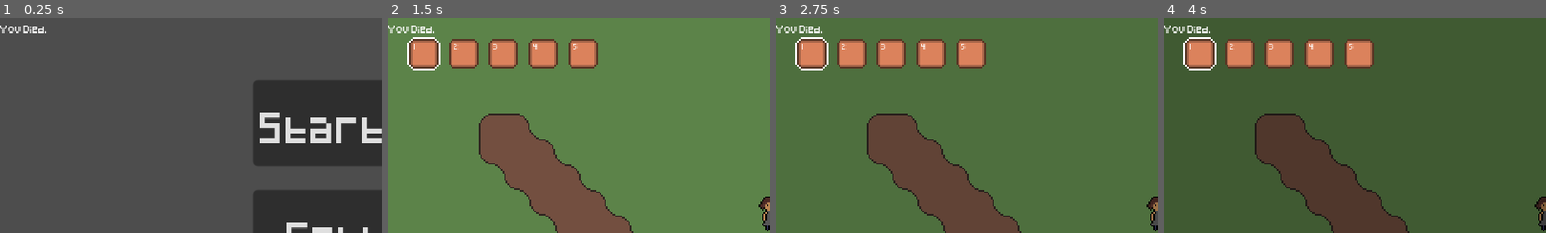
Above: before the commit, frames 1-4 (left to right).
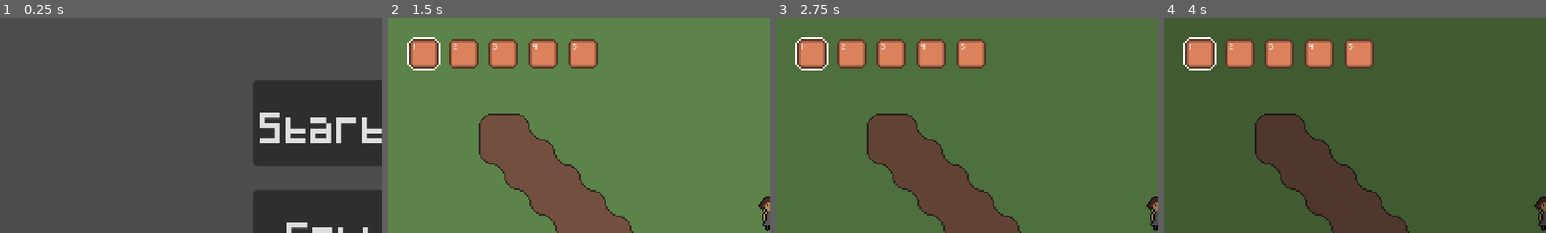
Above: after the commit, the same moments.

Repository: StormLight14/nightfall-mirror
Game: Godot game, scene res://menus/main/main_menu.tscn
The game is run twice, just before and just after one commit, with the same random seed, the same clock (stepped at 60 frames per second) and the same inputs.
Inputs:
- Up to frame 1 (0.25 s): no input
- Up to frame 2 (1.5 s): click "Start Game" at 0.5 s; click "1" at 1.25 s
- Up to frame 3 (2.75 s): click "2" at 2 s
- Up to frame 4 (4 s): click "3" at 2.75 s; click "4" at 3.5 s
The pictures show only the part of the screen within x 0-50%, y 0-50%; the shares and areas given below are measured in that part.

The runs differ from the first frame. In frame 1, 0.3% of the frame differs, in the area x 0-13%, y 3-8%; in frame 2, 0.3%; in frame 3, 0.3%; in frame 4, 0.3%.
Error in both runs: Invalid access to property or key '<null>' on a base object of type 'Array'. (res://ui/inventory/inventory_slot.gd:46)

Commit message:
mostly finalize player_died animation

Diff:
--- a/entities/player/player.gd
+++ b/entities/player/player.gd
@@ -116,4 +116,4 @@
 
 func _on_hurtbox_area_area_entered(area: Area2D) -> void:
 	# player dies
-	Fade.player_died()
+	Fade.play("player_died")
--- a/globals/Fade.tscn
+++ b/globals/Fade.tscn
@@ -38,8 +38,8 @@
 
 [sub_resource type="Animation" id="Animation_5ssy5"]
 resource_name = "player_died"
-length = 1.5
-step = 0.1
+length = 5.0
+step = 0.5
 tracks/0/type = "value"
 tracks/0/imported = false
 tracks/0/enabled = true
@@ -47,14 +47,54 @@
 tracks/0/interp = 1
 tracks/0/loop_wrap = true
 tracks/0/keys = {
-"times": PackedFloat32Array(0, 1.5),
-"transitions": PackedFloat32Array(1, 1),
+"times": PackedFloat32Array(0, 2, 3.5, 5),
+"transitions": PackedFloat32Array(1, 1, 1, 1),
 "update": 0,
-"values": [Color(0, 0, 0, 0), Color(0, 0, 0, 1)]
+"values": [Color(0, 0, 0, 0), Color(0, 0, 0, 1), Color(0, 0, 0, 1), Color(0, 0, 0, 0)]
+}
+tracks/1/type = "value"
+tracks/1/imported = false
+tracks/1/enabled = true
+tracks/1/path = NodePath("DeadLabel:modulate")
+tracks/1/interp = 1
+tracks/1/loop_wrap = true
+tracks/1/keys = {
+"times": PackedFloat32Array(0, 2, 3.5, 5),
+"transitions": PackedFloat32Array(1, 1, 1, 1),
+"update": 0,
+"values": [Color(1, 1, 1, 0), Color(1, 1, 1, 1), Color(1, 1, 1, 1), Color(1, 1, 1, 0)]
+}
+
+[sub_resource type="Animation" id="Animation_h38ob"]
+length = 0.001
+tracks/0/type = "value"
+tracks/0/imported = false
+tracks/0/enabled = true
+tracks/0/path = NodePath("DeadLabel:modulate")
+tracks/0/interp = 1
+tracks/0/loop_wrap = true
+tracks/0/keys = {
+"times": PackedFloat32Array(0),
+"transitions": PackedFloat32Array(1),
+"update": 0,
+"values": [Color(1, 1, 1, 0)]
+}
+tracks/1/type = "value"
+tracks/1/imported = false
+tracks/1/enabled = true
+tracks/1/path = NodePath("ColorRect:color")
+tracks/1/interp = 1
+tracks/1/loop_wrap = true
+tracks/1/keys = {
+"times": PackedFloat32Array(0),
+"transitions": PackedFloat32Array(1),
+"update": 0,
+"values": [Color(0, 0, 0, 0)]
 }
 
 [sub_resource type="AnimationLibrary" id="AnimationLibrary_vnbh3"]
 _data = {
+"RESET": SubResource("Animation_h38ob"),
 "fade_in": SubResource("Animation_upx12"),
 "fade_out": SubResource("Animation_sd057"),
 "player_died": SubResource("Animation_5ssy5")
@@ -78,8 +118,15 @@
 color = Color(0, 0, 0, 0)
 
 [node name="DeadLabel" type="Label" parent="."]
-offset_right = 40.0
-offset_bottom = 12.0
+modulate = Color(1, 1, 1, 0)
+anchors_preset = 15
+anchor_right = 1.0
+anchor_bottom = 1.0
+grow_horizontal = 2
+grow_vertical = 2
+theme_override_font_sizes/font_size = 12
 text = "You Died."
+horizontal_alignment = 1
+vertical_alignment = 1
 
 [connection signal="animation_finished" from="AnimationPlayer" to="." method="_on_animation_player_animation_finished"]
Not shown: 1 places in globals/Fade.tscn that only renumber resources
